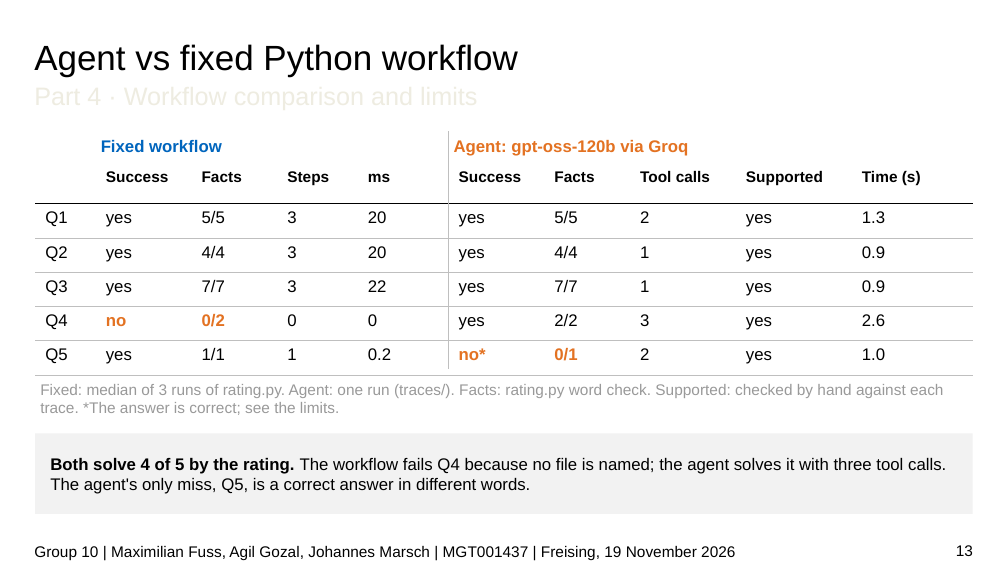
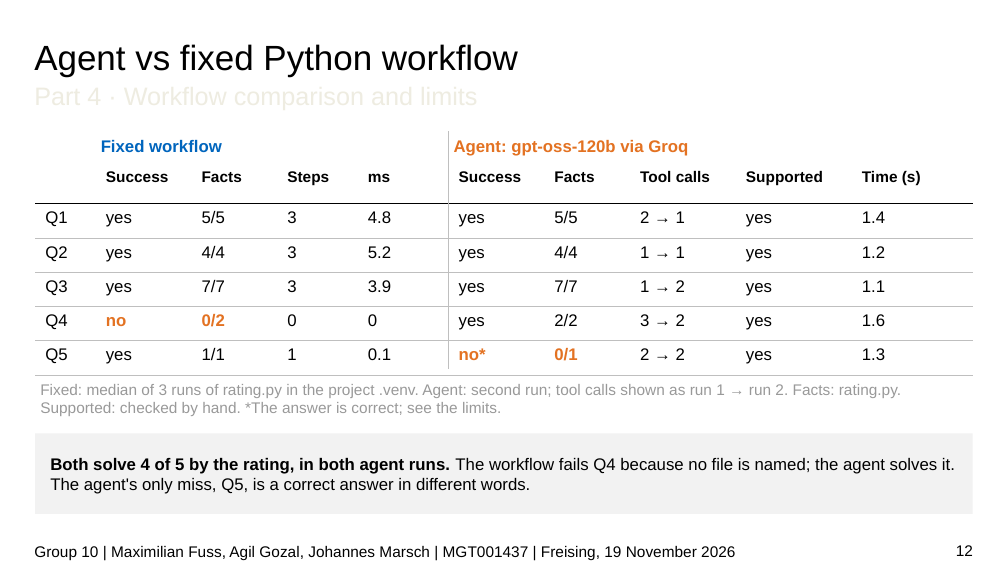
Before and after one commit to JPMarsch/Python_Group_10, a slide deck: slide 12 of presentation/G10_presentation_draft.pptx (slide 13 before the commit). Drawn at 1008x567 pixels with LibreOffice and Linux fonts; fonts in the diff are those of the drawing; background and template pictures are left out. Boxes give left, top, right and bottom in pixels: in the first picture for what was removed or moved away, otherwise in the second. Text is boxed around its words. In the diff, an @@ line names an element or a change of style, - is before the commit and + after.

```diff
--- a/presentation/G10_presentation_draft.pptx
+++ b/presentation/G10_presentation_draft.pptx
@@ table at [35, 163, 973, 375] @@
-row 2: Q1 | yes | 5/5 | 3 | 20 | yes | 5/5 | 2 | yes | 1.3
+row 2: Q1 | yes | 5/5 | 3 | 4.8 | yes | 5/5 | 2 → 1 | yes | 1.4
-row 3: Q2 | yes | 4/4 | 3 | 20 | yes | 4/4 | 1 | yes | 0.9
+row 3: Q2 | yes | 4/4 | 3 | 5.2 | yes | 4/4 | 1 → 1 | yes | 1.2
-row 4: Q3 | yes | 7/7 | 3 | 22 | yes | 7/7 | 1 | yes | 0.9
+row 4: Q3 | yes | 7/7 | 3 | 3.9 | yes | 7/7 | 1 → 2 | yes | 1.1
-row 5, column 8: 3
+row 5, column 8: 3 → 2
-row 5, column 10: 2.6
+row 5, column 10: 1.6
-row 6: Q5 | yes | 1/1 | 1 | 0.2 | no* | 0/1 | 2 | yes | 1.0
+row 6: Q5 | yes | 1/1 | 1 | 0.1 | no* | 0/1 | 2 → 2 | yes | 1.3
@@ text at [40, 384, 901, 416]: text changed @@
-Fixed: median of 3 runs of rating.py. Agent: one run (traces/). Facts: rating.py word check. Supported: checked by hand against each trace. *The answer is correct; see the limits.
+Fixed: median of 3 runs of rating.py in the project .venv. Agent: second run; tool calls shown as run 1 → run 2. Facts: rating.py. Supported: checked by hand. *The answer is correct; see the limits.
@@ text in rectangle at [50, 458, 955, 494]: text changed @@
-Both solve 4 of 5 by the rating. The workflow fails Q4 because no file is named; the agent solves it with three tool calls. The agent's only miss, Q5, is a correct answer in different words.
+Both solve 4 of 5 by the rating, in both agent runs. The workflow fails Q4 because no file is named; the agent solves it. The agent's only miss, Q5, is a correct answer in different words.
@@ page number at [956, 545, 973, 556]: text changed @@
-13
+12
```
Also in this commit, not shown: 10 other slides changed, 1 slide removed.
